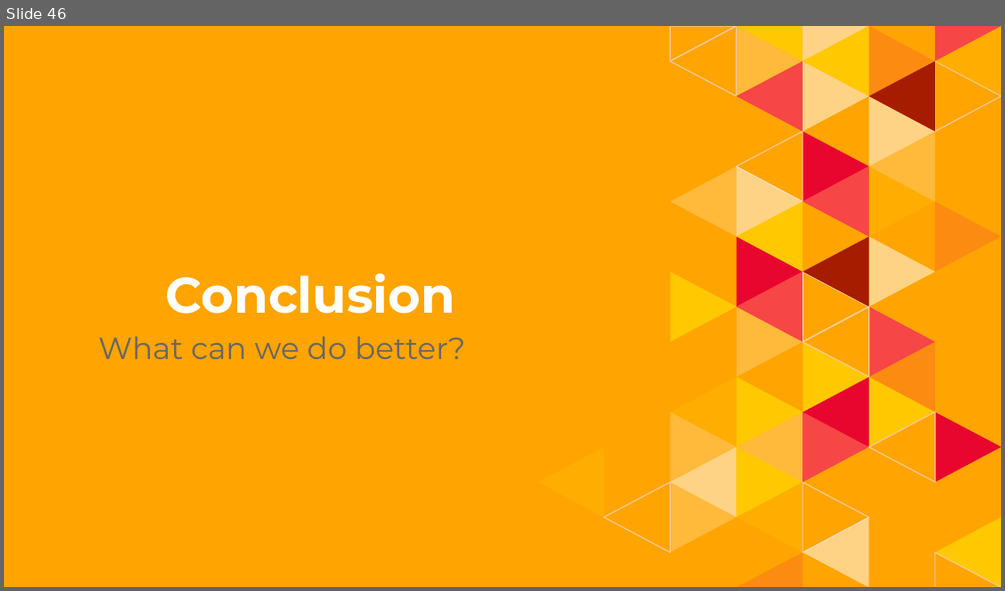
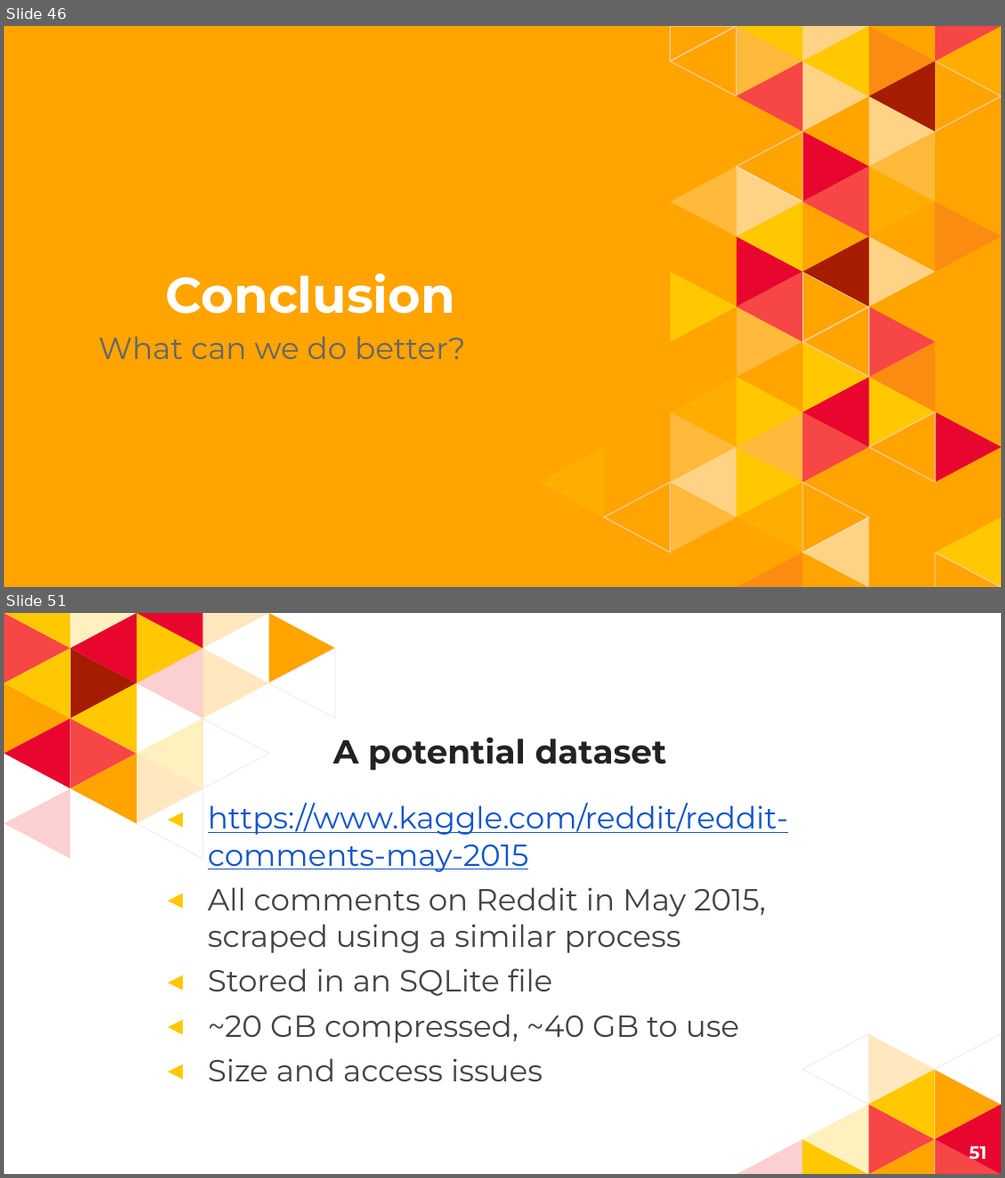
Before and after one commit to jonwiseman/DS300, a slide deck: Docs/Wiseman Final Project Presentation.pptx. Shown one above the other, each under a label of ours: slide 46 before the commit, slides 46 and 51 after it; the slides between them are not shown. The pictures are 1005x591 and 1005x1178 pixels, drawn with LibreOffice and Linux fonts; fonts in the diff are those of the drawing. Boxes give left, top, right and bottom in pixels: in the first picture for what was removed or moved away, otherwise in the second. Text is boxed around its words. In the diff, an @@ line names an element or a change of style, - is before the commit and + after.

```diff
--- a/Docs/Wiseman Final Project Presentation.pptx
+++ b/Docs/Wiseman Final Project Presentation.pptx
@@ slide 51 added at <box>4,613,1001,1174</box>, background #FFFFFF @@
@@ group added at <box>4,613,335,859</box>: 23 freeform shapes @@
@@ title added at <box>333,737,667,771</box>, 24 pt, text #222222, bold @@
+A potential dataset
@@ text added at <box>208,803,788,1081</box>, 22 pt, text #434343 @@
+◂ https://www.kaggle.com/reddit/reddit-comments-may-2015
+◂ All comments on Reddit in May 2015, scraped using a similar process
+◂ Stored in an SQLite file
+◂ ~20 GB compressed, ~40 GB to use
+◂ Size and access issues
@@ group added at <box>736,1034,1001,1174</box>: 12 freeform shapes @@
@@ page number added at <box>969,1142,987,1165</box>, 13 pt, text #FFFFFF, bold @@
+51
```
Also in this commit, not shown: 1 slide changed, 7 other slides added.
